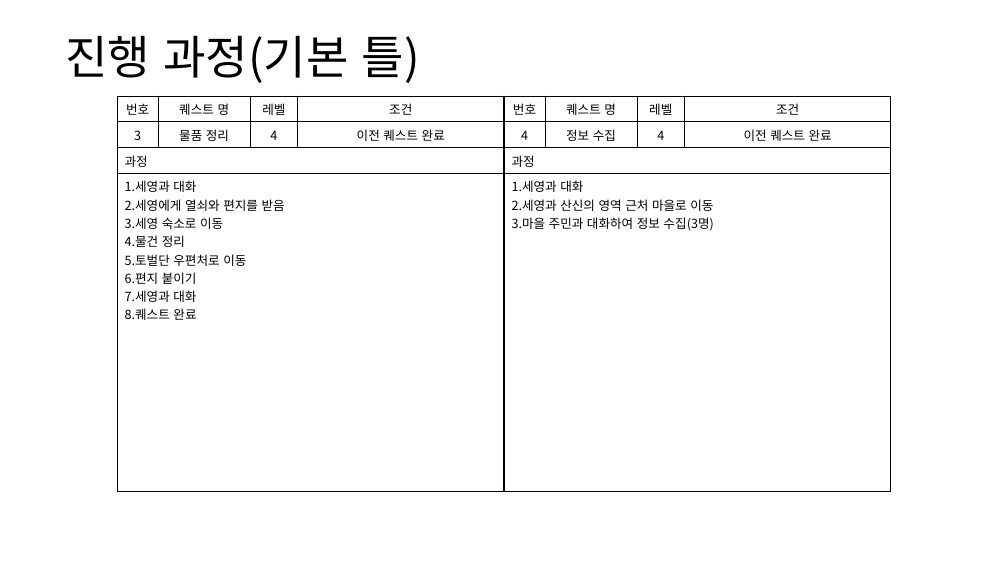
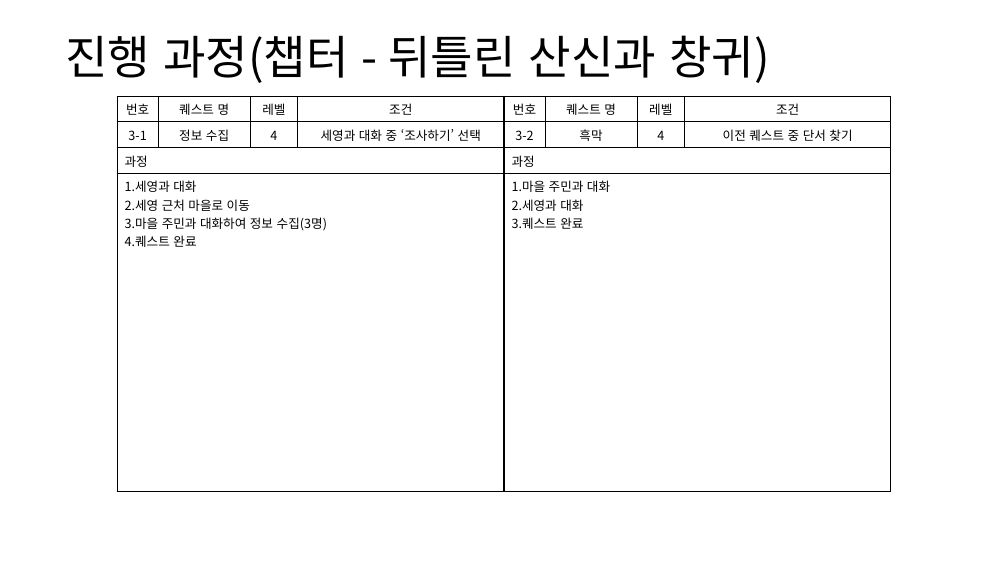
Before and after one commit to yjk0401/unityenginebasic_9th, a slide deck: slide 29 of 기획/퀘스트(메인) 기획서.pptx (slide 28 before the commit). Drawn at 1008x567 pixels with LibreOffice and Linux fonts; fonts in the diff are those of the drawing. Boxes give left, top, right and bottom in pixels: in the first picture for what was removed or moved away, otherwise in the second. Text is boxed around its words. In the diff, an @@ line names an element or a change of style, - is before the commit and + after.

```diff
--- a/기획/퀘스트(메인) 기획서.pptx
+++ b/기획/퀘스트(메인) 기획서.pptx
@@ text at [65, 35, 770, 83]: text changed @@
-진행 과정(기본 틀)
+진행 과정(챕터 - 뒤틀린 산신과 창귀)
@@ table at [117, 96, 504, 482] @@
-row 2: 3 | 물품 정리 | 4 | 이전 퀘스트 완료
+row 2: 3-1 | 정보 수집 | 4 | 세영과 대화 중 ‘조사하기’ 선택
-row 4, column 1: 1.세영과 대화 / 2.세영에게 열쇠와 편지를 받음 / 3.세영 숙소로 이동 / 4.물건 정리 / 5.토벌단 우편처로 이동 / 6.편지 붙이기 / 7.세영과 대화 / 8.퀘스트 완료
+row 4, column 1: 1.세영과 대화 / 2.세영 근처 마을로 이동 / 3.마을 주민과 대화하여 정보 수집(3명) / 4.퀘스트 완료
@@ table at [504, 96, 892, 482] @@
-row 2: 4 | 정보 수집 | 4 | 이전 퀘스트 완료
+row 2: 3-2 | 흑막 | 4 | 이전 퀘스트 중 단서 찾기
-row 4, column 1: 1.세영과 대화 / 2.세영과 산신의 영역 근처 마을로 이동 / 3.마을 주민과 대화하여 정보 수집(3명)
+row 4, column 1: 1.마을 주민과 대화 / 2.세영과 대화 / 3.퀘스트 완료
```
Also in this commit, not shown: 1 other slide changed, 8 slides added, 1 other file.
